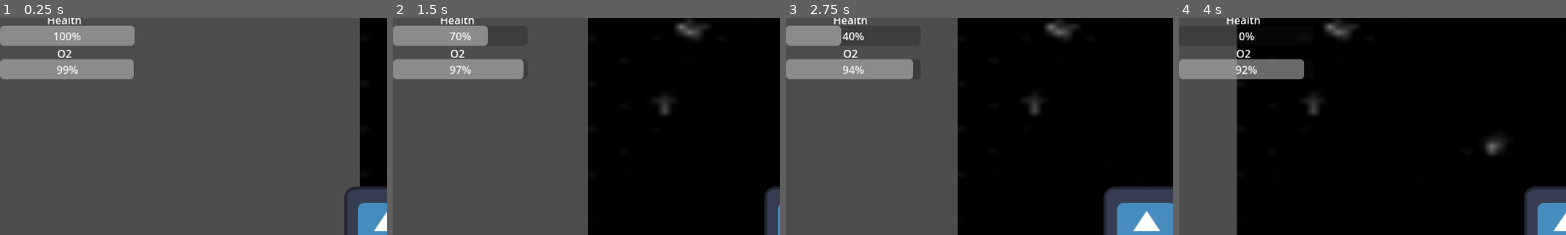
Above: before the commit, frames 1-4 (left to right).
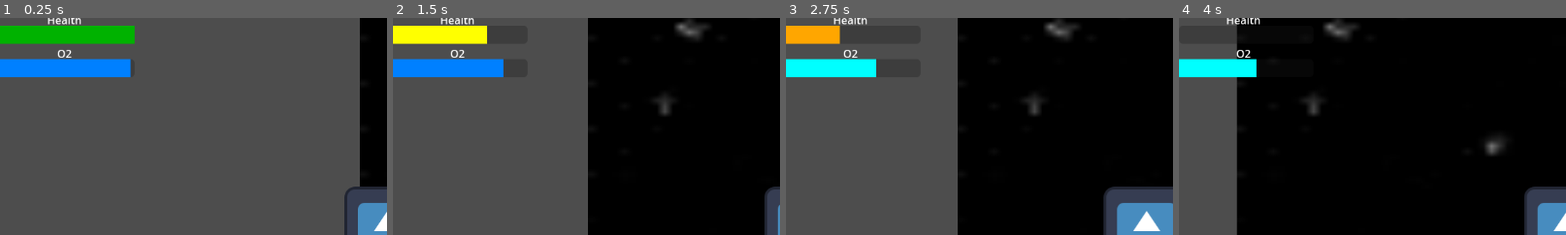
Above: after the commit, the same moments.

Repository: ProjectStarborne/Starborne
Game: Godot game, scene res://Scenes/environment.tscn
Two runs of this game, one before a commit and one after it. Both use one fixed random seed, a clock stepped at 60 frames per second and the inputs below. The engine's default icon, where the game draws it, is replaced by a stand-in: a white triangle on a blue panel in a dark square.
Inputs:
- Up to frame 1 (0.25 s): no input
- Up to frame 2 (1.5 s): tap Enter (ui_accept) at 0.5, 1.35 s; hold Enter (ui_accept) 0.53-1.28 s; hold D (right) from 0.53 s (still down)
- Up to frame 3 (2.75 s): tap Enter (ui_accept) at 1.52, 1.82 s; release D (right) at 2.03 s; hold A (left) from 2.03 s (still down); hold Enter (ui_accept) from 2.03 s (still down)
- Up to frame 4 (4 s): release A (left) at 2.78 s; release Enter (ui_accept) at 2.78 s; hold D (right) from 2.78 s (still down); tap Enter (ui_accept) at 2.85, 3.02, 3.32 s; hold Enter (ui_accept) from 3.53 s (still down)
The pictures show only the part of the screen within x 0-50%, y 1-51%; the shares and areas given below are measured in that part.

The runs differ from the first frame. In frame 1, 6.5% of the frame differs, in the area x 0-35%, y 3-29%; in frame 2, 5.4%; in frame 3, 4.5%; in frame 4, 3.1%.

Commit message:
Added dynamic colors to oxygen and health bars

Diff:
--- a/Scenes/environment.tscn
+++ b/Scenes/environment.tscn
@@ -23,12 +23,14 @@
 [node name="HealthBar" type="ProgressBar" parent="CanvasLayer"]
 offset_top = 20.0
 offset_right = 200.0
-offset_bottom = 50.0
+offset_bottom = 47.0
+show_percentage = false
 
 [node name="OxygenBar" type="ProgressBar" parent="CanvasLayer"]
 offset_top = 70.0
 offset_right = 200.0
-offset_bottom = 100.0
+offset_bottom = 97.0
+show_percentage = false
 
 [node name="HealthLabel" type="Label" parent="CanvasLayer"]
 offset_left = 70.0
--- a/Scripts/player.gd
+++ b/Scripts/player.gd
@@ -37,11 +37,14 @@
 var is_dead = false  # Player starts alive
 
 
+
 func _ready() -> void:
 	health_bar.max_value = max_health
 	health_bar.value = current_health
 	oxygen_bar.max_value = max_oxygen
 	oxygen_bar.value = current_oxygen
+	update_health_color()
+	update_oxygen_color()
 
 
 func take_damage(damage: int) -> void:
@@ -51,6 +54,7 @@
 		game_over()  #calls a game over function when health reaches 0
 		print("Current Health:", current_health)
 	update_health_bar()  #update the health bar whenever health changes
+	update_health_color()  # Update color after taking damage
 
 
 func update_health_bar() -> void:
@@ -74,11 +78,41 @@
 func respawn() -> void:
 	current_health = max_health  # reset the health
 	update_health_bar()  # update the health bar back to full
+	update_health_color()
 	current_oxygen = max_oxygen  # reset oxygen level
 	update_oxygen_bar()
+	update_oxygen_color()
 	is_dead = false  # allow the player to move again
 	global_position = Vector2(100, 100)  #respawn at  100 100
 	print("Respawning...")
+
+
+func update_health_color() -> void:
+	var health_percentage = float(current_health) / float(max_health)  # Health as a percentage (0 to 1)
+
+	var fill_stylebox = health_bar.get("theme_override_styles/fill")
+	if fill_stylebox == null:
+		# If there's no existing style, create one
+		fill_stylebox = StyleBoxFlat.new()
+		health_bar.set("theme_override_styles/fill", fill_stylebox)
+
+	# Set the color based on health percentage thresholds
+	if health_percentage > 0.75:
+		fill_stylebox.bg_color = Color(0.0, 0.7, 0.0)  # Green for health > 75%
+	elif health_percentage > 0.5:
+		fill_stylebox.bg_color = Color(1.0, 1.0, 0.0)  # Yellow for health between 50% and 75%
+	elif health_percentage > 0.25:
+		fill_stylebox.bg_color = Color(1.0, 0.65, 0.0)  # Orange for health between 25% and 50%
+	else:
+		fill_stylebox.bg_color = Color(1.0, 0.0, 0.0)  # Red for health below 25%
+
+
+
+
+
+
+
+
 
 
 ####### OXYGEN #######
@@ -97,18 +131,43 @@
 	oxygen_bar.value = current_oxygen
 
 
-# Function to deplete oxygen over time
+# function to deplete oxygen over time
 func deplete_oxygen(delta: float) -> void:
+	var oxygenDrainRate = 12 * delta # change these two variables to control the drainage rate
+	var healthDrainRate = 15
+
 	if current_oxygen > 0:
-		current_oxygen -= (5 / 2) * delta  # Oxygen depletes twice as slow
+		current_oxygen -= oxygenDrainRate
 		if current_oxygen <= 0:
 			current_oxygen = 0
-			oxygen_depleting = true  # Start damaging health once oxygen is depleted
+			oxygen_depleting = true  # start damaging health once oxygen is depleted
 	else:
-		# If oxygen is depleted, start affecting health
+		# if oxygen is depleted, start affecting health
 		if oxygen_depleting:
 			time_since_last_health_chip += delta
 			if time_since_last_health_chip >= health_chip_delay:
-				take_damage(15)  # Chip away at health
-				time_since_last_health_chip = 0.0  # Reset timer after health damage
+				take_damage(healthDrainRate)  # chip away at health at 15 per sec
+				time_since_last_health_chip = 0.0  # reset timer after health damage
 	update_oxygen_bar()
+	update_oxygen_color()
+
+
+
+func update_oxygen_color() -> void:
+	var oxygen_percentage = float(current_oxygen) / float(max_oxygen)  # Oxygen as a percentage (0 to 1)
+
+	var fill_stylebox = oxygen_bar.get("theme_override_styles/fill")
+	if fill_stylebox == null:
+		# If there's no existing style, create one
+		fill_stylebox = StyleBoxFlat.new()
+		oxygen_bar.set("theme_override_styles/fill", fill_stylebox)
+
+	# Set the color based on oxygen percentage thresholds
+	if oxygen_percentage > 0.75:
+		fill_stylebox.bg_color = Color(0.0, 0.5, 1.0)  # Blue for oxygen > 75%
+	elif oxygen_percentage > 0.5:
+		fill_stylebox.bg_color = Color(0.0, 1.0, 1.0)  # Cyan for oxygen between 50% and 75%
+	elif oxygen_percentage > 0.25:
+		fill_stylebox.bg_color = Color(1.0, 1.0, 0.0)  # Yellow for oxygen between 25% and 50%
+	else:
+		fill_stylebox.bg_color = Color(1.0, 0.0, 0.0)  # Red for oxygen below 25%
